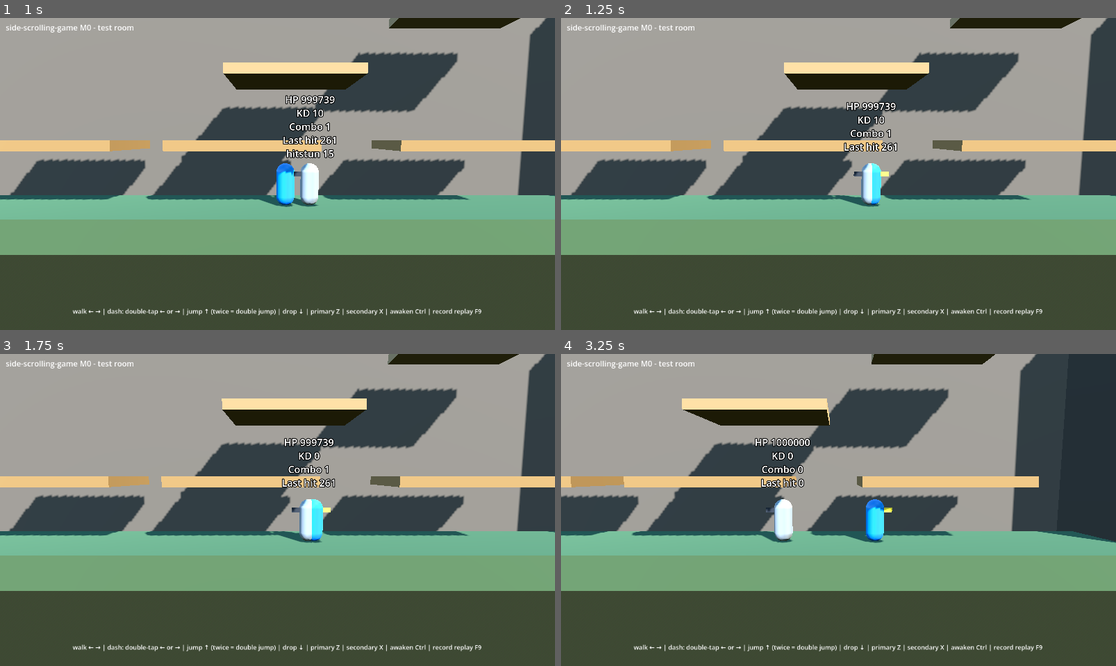
Above: before the commit, frames 1-4 (two rows, left to right).
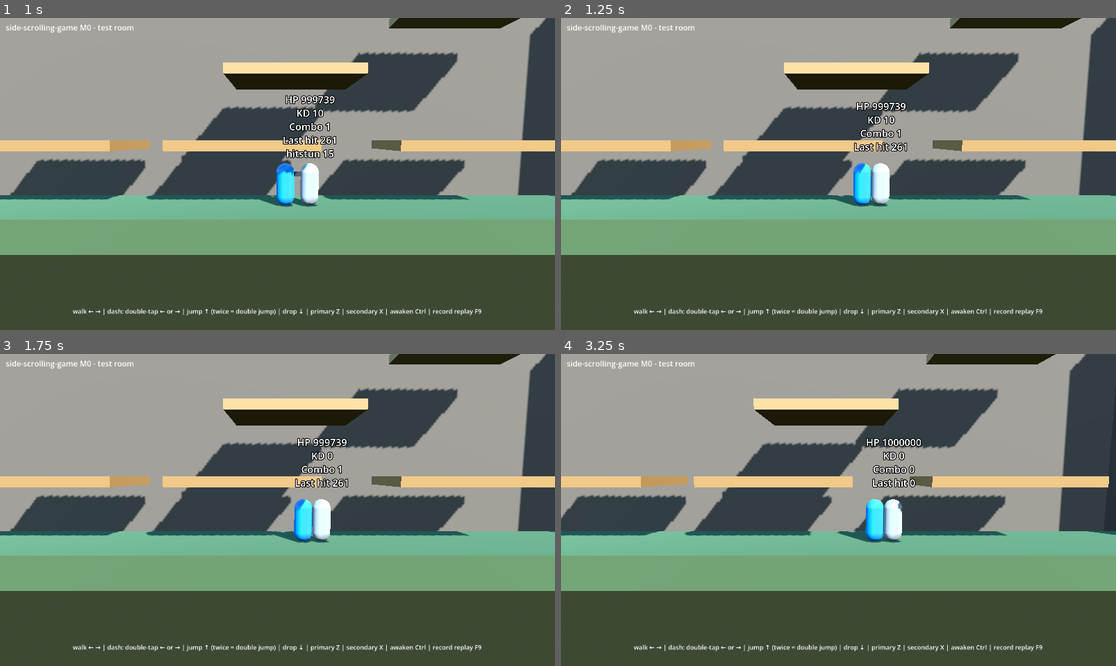
Above: after the commit, the same moments.

Repository: asty8926/side-scrolling-game
Game: Godot game, scene res://game/main.tscn
Two runs of this game, one before a commit and one after it. Both use one fixed random seed, a clock stepped at 60 frames per second and the inputs below.
Inputs (mouse positions are in pixels of both pictures, inside the frame that each line leads up to):
- Up to frame 1 (1 s): tap Enter at 0.5 s; move the mouse to (399, 158) at 0.52 s; hold Right (right) from 0.53 s (still down); tap X (attack_x) at 0.6 s; click (399, 158) at 0.67 s
- Up to frame 2 (1.25 s): keep holding Right (right)
- Up to frame 3 (1.75 s): release Right (right) at 1.25 s; drag from (166, 525) to (249, 572) at 1.27 s
- Up to frame 4 (3.25 s): tap F4 (debug_reset) at 2 s; move the mouse to (894, 441) at 2.02 s; hold Right (right) 2.03-2.75 s; tap Ctrl (awaken) at 2.1 s; drag from (810, 572) to (672, 463) at 2.77 s

Frame 1 is identical in both runs. In frame 2, 1.7% of the frame differs, in the area x 48-63%, y 26-61%; in frame 3, 2.5%; in frame 4, 21%, in the area x 0-100%, y 0-61%.

Commit message:
sim: dash attacks, pass-through, carry and stop at edges
While dashing, Z starts a dash attack instead of the neutral string.
Moves can disable the pushbox (pass window), carry a hit target by the
attacker's actual root motion, and turn around when they end or cancel.
Root motion stops at walls and platform edges (M0 choice). Fighters
separate unless one of them is passing.

Diff:
--- a/game/sim/move_data.gd
+++ b/game/sim/move_data.gd
@@ -61,8 +61,30 @@
 
 @export_group("Motion")
 ## Forward sub-units moved on each move tick (index = move tick, missing = 0;
-## negative = backward). # proposal, tune
+## negative = backward). Root motion stops at walls and at platform edges
+## (M0 choice for docs/systems/04 open question 3). # proposal, tune
 @export var root_motion: PackedInt32Array = PackedInt32Array()
+## First move tick with the pushbox off, so the fighter passes through other
+## fighters (the `>>ZX` slash-through); -1 = never. # proposal, tune
+@export_range(-1, 300, 1, "suffix:tick") var pass_from: int = -1
+## Last move tick with the pushbox off (inclusive). # proposal, tune
+@export_range(-1, 300, 1, "suffix:tick") var pass_to: int = -1
+## Turn around when the move ends (face the target you passed). # proposal, tune
+@export var turn_at_end: bool = false
+## Last move tick on which a fighter already hit by this move is carried
+## along by the attacker's actual root motion that tick; -1 = no carry.
+## # proposal, tune
+@export_range(-1, 300, 1, "suffix:tick") var carry_to: int = -1
+
+
+## Whether the pushbox is off on move tick `move_tick`.
+func passes_at(move_tick: int) -> bool:
+	return pass_from >= 0 and move_tick >= pass_from and move_tick <= pass_to
+
+
+## Whether a previously hit target is carried on move tick `move_tick`.
+func carries_at(move_tick: int) -> bool:
+	return carry_to >= 0 and move_tick <= carry_to
 
 
 ## Total ticks of the move.
@@ -106,6 +128,10 @@
 			problems.append("projectile %d: %s" % [i, problem])
 	if not cancel_into.is_empty() and (cancel_from < 0 or cancel_from > cancel_to or cancel_to >= total):
 		problems.append("cancel window %d..%d must be inside the move (0..%d)" % [cancel_from, cancel_to, total - 1])
+	if pass_from >= 0 and (pass_from > pass_to or pass_to >= total):
+		problems.append("pass window %d..%d must be inside the move (0..%d)" % [pass_from, pass_to, total - 1])
+	if carry_to >= 0 and carry_to >= total:
+		problems.append("carry_to %d must be inside the move (0..%d)" % [carry_to, total - 1])
 	if root_motion.size() > total:
 		problems.append("root_motion has %d entries but the move lasts %d ticks" % [root_motion.size(), total])
 	return problems
--- a/game/sim/sim_combat.gd
+++ b/game/sim/sim_combat.gd
@@ -41,6 +41,8 @@
 		return
 	var move: MoveData = current_move(world, f)
 	if move != null and f.move_tick >= move.length():
+		if move.turn_at_end:
+			f.facing = -f.facing
 		f.move = SimFighter.NO_MOVE
 		f.move_tick = 0
 		f.idle_ticks = 0
@@ -51,6 +53,9 @@
 			for next_id: StringName in move.cancel_into:
 				var next: int = moveset.index_of(next_id)
 				if next >= 0 and history.buffered_press(_button(moveset.moves[next]), world.input_settings.buffer_ticks):
+					# Same turn as a natural end, so a cancel into ZZZ still faces the target.
+					if move.turn_at_end:
+						f.facing = -f.facing
 					_start(world, f, next)
 					return
 		return
@@ -58,9 +63,11 @@
 	f.idle_ticks = mini(f.idle_ticks + 1, InputHistory.CAPACITY)
 	if not f.is_grounded():
 		return  # air commands are M1
+	# While dashing (`>>`), dash attacks; otherwise neutral ones.
+	var wanted: MoveData.Start = MoveData.Start.DASH if f.dash_dir != 0 else MoveData.Start.NEUTRAL
 	for i: int in moveset.moves.size():
 		var candidate: MoveData = moveset.moves[i]
-		if candidate.start == MoveData.Start.NEUTRAL and history.buffered_press(_button(candidate), buffer):
+		if candidate.start == wanted and history.buffered_press(_button(candidate), buffer):
 			_start(world, f, i)
 			return
 
@@ -88,7 +95,84 @@
 	if move == null:
 		return
 	var m: MovementParams = world.movement
-	f.x = clampi(f.x + move.motion_at(f.move_tick) * f.facing, world.room.left + m.half_width, world.room.right - m.half_width)
+	var motion: int = move.motion_at(f.move_tick) * f.facing
+	if motion == 0:
+		return
+	var low: int = world.room.left + m.half_width
+	var high: int = world.room.right - m.half_width
+	if f.ground >= 0:
+		# Stop at the platform edge (M0 choice, docs/systems/04 open question 3).
+		var platform: RoomPlatform = world.room.platforms[f.ground]
+		low = maxi(low, mini(f.x, platform.left()))
+		high = mini(high, maxi(f.x, platform.right()))
+	var before: int = f.x
+	f.x = clampi(f.x + motion, low, high)
+	_carry(world, f, f.x - before)
+
+
+## Carries fighters already hit by `f`'s current move, by the motion `f`
+## actually travelled this tick (so a wall or platform edge stops both).
+static func _carry(world: SimWorld, f: SimFighter, delta: int) -> void:
+	if delta == 0:
+		return
+	var move: MoveData = current_move(world, f)
+	if move == null or not move.carries_at(f.move_tick):
+		return
+	var m: MovementParams = world.movement
+	var low: int = world.room.left + m.half_width
+	var high: int = world.room.right - m.half_width
+	for target: SimFighter in world.fighters:
+		if target.id != f.id and _already_hit(f, target.id):
+			target.x = clampi(target.x + delta, low, high)
+
+
+## Whether this move activation has already recorded a hit on `target_id`.
+static func _already_hit(f: SimFighter, target_id: int) -> bool:
+	for key: int in f.hit_keys:
+		if (key & 0xFFFFFFFF) == target_id:
+			return true
+	return false
+
+
+## Step 1b: fighters' pushboxes push each other apart (pairs in fighter order),
+## except while one of them passes through (MoveData pass window). Walls win:
+## a fighter pinned to a wall leaves the whole push to the other one.
+static func separate(world: SimWorld) -> void:
+	if world.room == null or world.movement == null:
+		return
+	var m: MovementParams = world.movement
+	var low: int = world.room.left + m.half_width
+	var high: int = world.room.right - m.half_width
+	for i: int in world.fighters.size():
+		for j: int in range(i + 1, world.fighters.size()):
+			var a: SimFighter = world.fighters[i]
+			var b: SimFighter = world.fighters[j]
+			if is_passing(world, a) or is_passing(world, b):
+				continue
+			if absi(a.y - b.y) >= m.height:
+				continue
+			var gap: int = 2 * m.half_width - absi(a.x - b.x)
+			if gap <= 0:
+				continue
+			# The one further left (lower id on a tie) goes left.
+			var left: SimFighter = a if a.x < b.x or (a.x == b.x and a.id < b.id) else b
+			var right: SimFighter = b if left == a else a
+			var left_x: int = clampi(left.x - gap / 2, low, high)
+			var right_x: int = clampi(right.x + (gap - gap / 2), low, high)
+			# Whatever one could not move (wall), the other takes.
+			if right_x - left_x < 2 * m.half_width:
+				if left_x == low:
+					right_x = mini(left_x + 2 * m.half_width, high)
+				else:
+					left_x = maxi(right_x - 2 * m.half_width, low)
+			left.x = left_x
+			right.x = right_x
+
+
+## Whether `f`'s pushbox is off this tick (passing through fighters).
+static func is_passing(world: SimWorld, f: SimFighter) -> bool:
+	var move: MoveData = current_move(world, f)
+	return move != null and move.passes_at(f.move_tick)
 
 
 ## A melee contact found in resolve_hits, applied in apply_hits.
--- a/game/sim/sim_world.gd
+++ b/game/sim/sim_world.gd
@@ -269,6 +269,7 @@
 		SimMovement.step_fighter(self, fighter, history)
 	for fighter: SimFighter in fighters:
 		SimCombat.apply_motion(self, fighter)
+	SimCombat.separate(self)
 	for fighter: SimFighter in fighters:
 		SimCombat.resolve_hits(self, fighter)
 	SimCombat.apply_hits(self)
